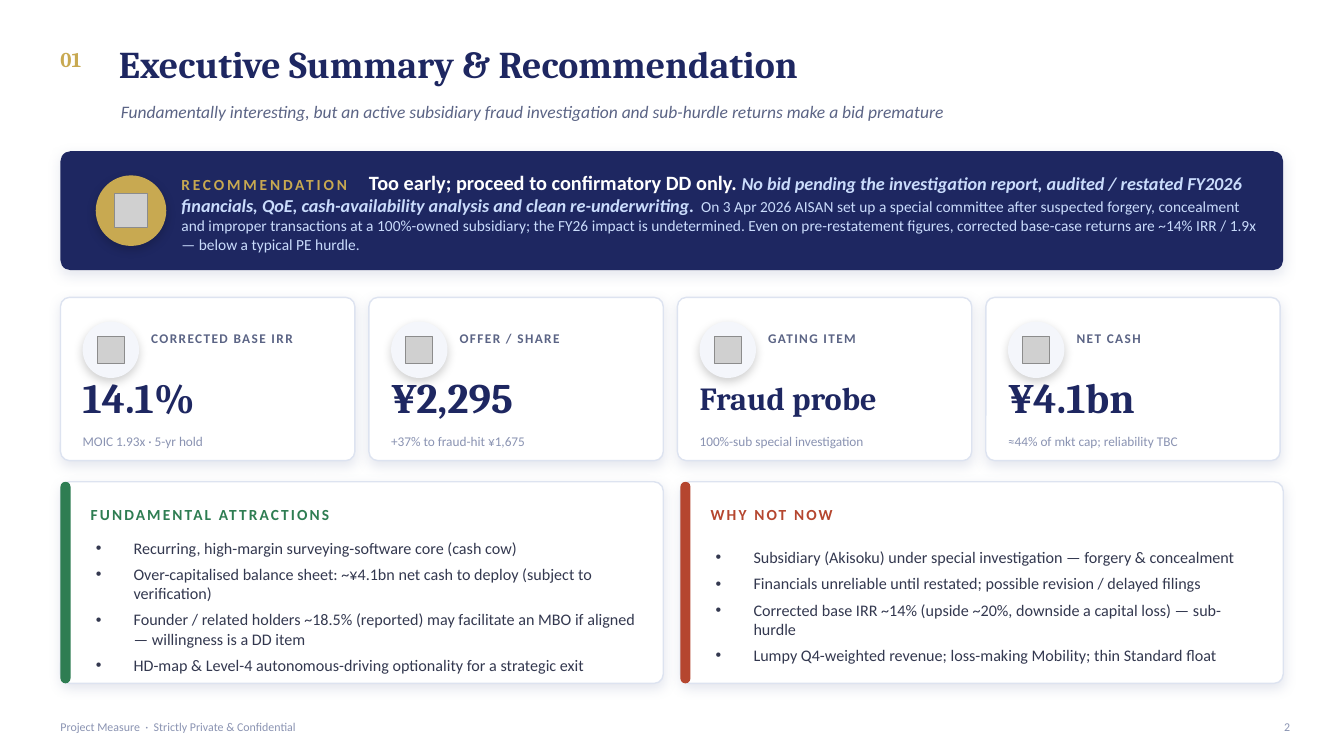
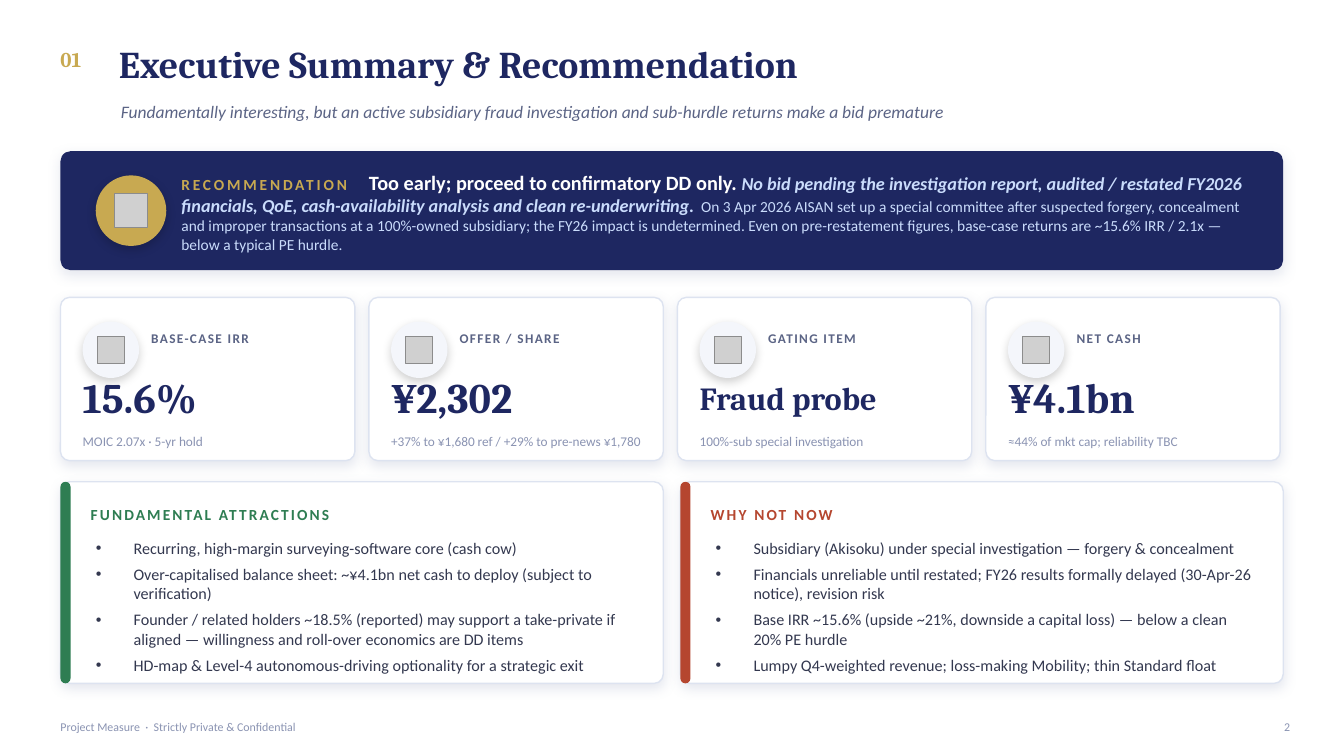
Before and after one commit to ankimo1210/projects, a slide deck: slide 2 of aisan_lbo_case/docs/AISAN_4667_Take_Private_Case_Study.pptx. Drawn at 1344x756 pixels with LibreOffice and Linux fonts; fonts in the diff are those of the drawing; grey boxes stand for pictures. Boxes give left, top, right and bottom in pixels: in the first picture for what was removed or moved away, otherwise in the second. Text is boxed around its words. In the diff, an @@ line names an element or a change of style, - is before the commit and + after.

```diff
--- a/aisan_lbo_case/docs/AISAN_4667_Take_Private_Case_Study.pptx
+++ b/aisan_lbo_case/docs/AISAN_4667_Take_Private_Case_Study.pptx
@@ text at (x1=181, y1=175, x2=1242, y2=253): text changed @@
-RECOMMENDATION Too early; proceed to confirmatory DD only. No bid pending the investigation report, audited / restated FY2026 financials, QoE, cash-availability analysis and clean re-underwriting. On 3 Apr 2026 AISAN set up a special committee after suspected forgery, concealment and improper transactions at a 100%-owned subsidiary; the FY26 impact is undetermined. Even on pre-restatement figures, corrected base-case returns are ~14% IRR / 1.9x — below a typical PE hurdle.
+RECOMMENDATION Too early; proceed to confirmatory DD only. No bid pending the investigation report, audited / restated FY2026 financials, QoE, cash-availability analysis and clean re-underwriting. On 3 Apr 2026 AISAN set up a special committee after suspected forgery, concealment and improper transactions at a 100%-owned subsidiary; the FY26 impact is undetermined. Even on pre-restatement figures, base-case returns are ~15.6% IRR / 2.1x — below a typical PE hurdle.
@@ text at (x1=151, y1=324, x2=345, y2=354): text changed @@
-CORRECTED BASE IRR
+BASE-CASE IRR
@@ text at (x1=83, y1=384, x2=197, y2=414): text changed @@
-14.1%
+15.6%
@@ text at (x1=391, y1=384, x2=512, y2=419): text changed @@
-¥2,295
+¥2,302
@@ text at (x1=83, y1=437, x2=203, y2=448): text changed @@
-MOIC 1.93x · 5-yr hold
+MOIC 2.07x · 5-yr hold
@@ text at (x1=391, y1=437, x2=641, y2=448): text changed @@
-+37% to fraud-hit ¥1,675
++37% to ¥1,680 ref / +29% to pre-news ¥1,780
@@ text at (x1=754, y1=568, x2=1251, y2=645): text changed @@
-• Financials unreliable until restated; possible revision / delayed filings
-• Corrected base IRR ~14% (upside ~20%, downside a capital loss) — sub-hurdle
+• Financials unreliable until restated; FY26 results formally delayed (30-Apr-26 notice), revision risk
+• Base IRR ~15.6% (upside ~21%, downside a capital loss) — below a clean 20% PE hurdle
@@ text at (x1=134, y1=613, x2=616, y2=648): text changed @@
-• Founder / related holders ~18.5% (reported) may facilitate an MBO if aligned — willingness is a DD item
+• Founder / related holders ~18.5% (reported) may support a take-private if aligned — willingness and roll-over economics are DD items
```
Also in this commit, not shown: 13 other slides changed, 2 slides added, 8 other files.
